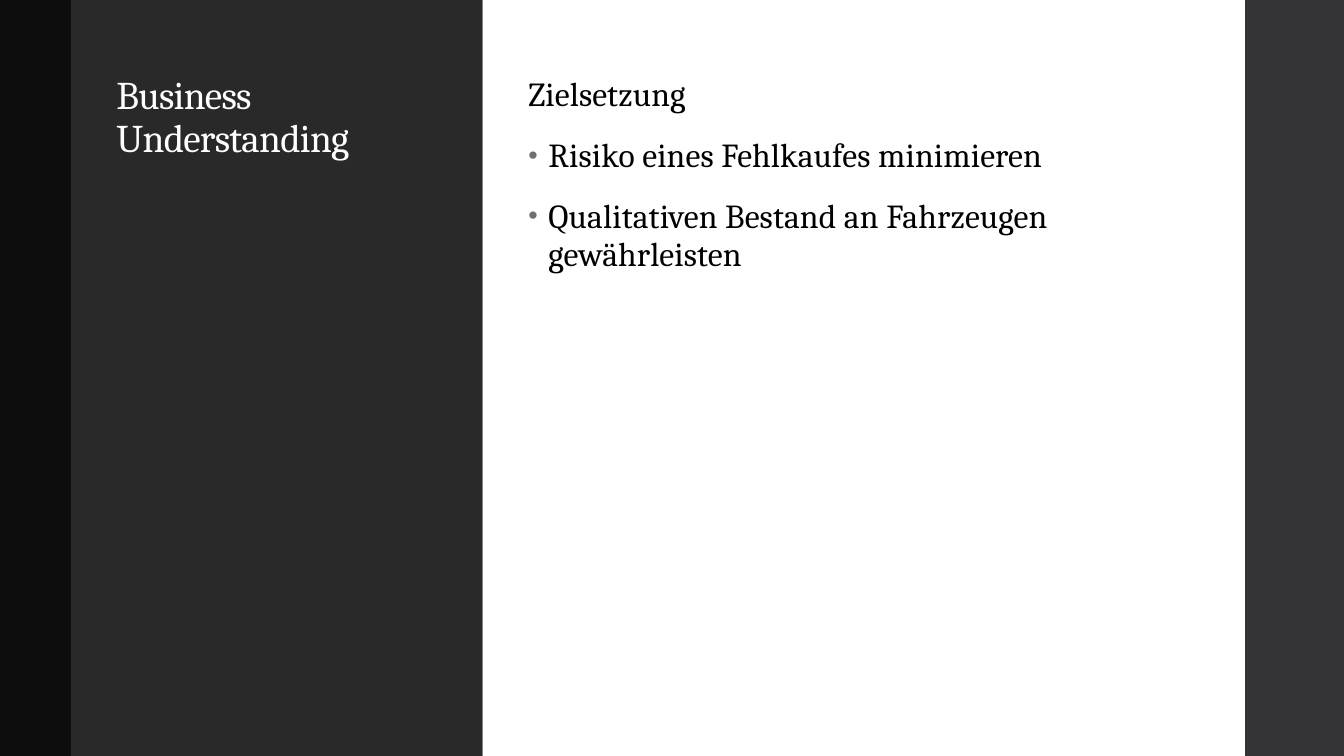
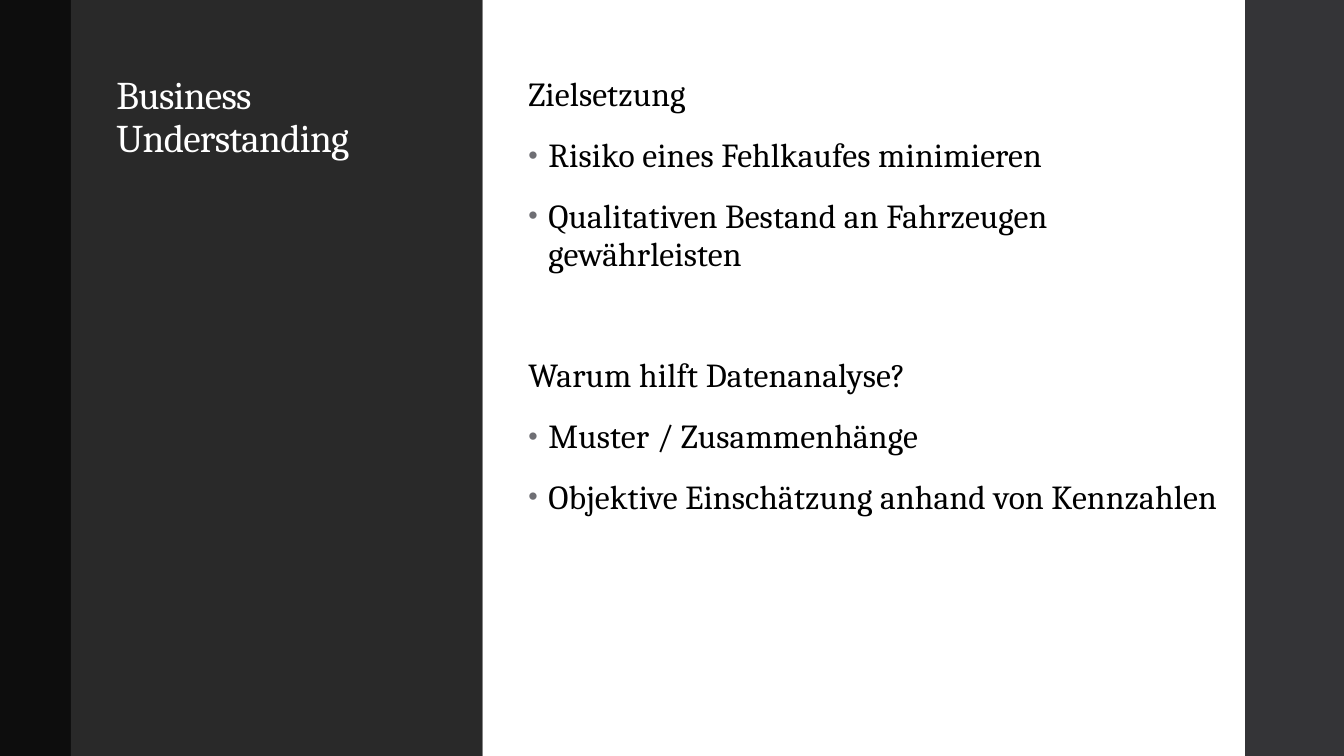
Before and after one commit to fab796/Studienarbeit, a slide deck: slide 3 of Don‘t Get Kicked.pptx. Drawn at 1344x756 pixels with LibreOffice and Linux fonts; fonts in the diff are those of the drawing. Boxes give left, top, right and bottom in pixels: in the first picture for what was removed or moved away, otherwise in the second. Text is boxed around its words. In the diff, an @@ line names an element or a change of style, - is before the commit and + after.

```diff
--- a/Don‘t Get Kicked.pptx
+++ b/Don‘t Get Kicked.pptx
@@ text at box(528, 363, 1216, 517): paragraphs added @@
+Warum hilft Datenanalyse?
+• Muster / Zusammenhänge
+• Objektive Einschätzung anhand von Kennzahlen
```
Also in this commit, not shown: 1 other slide changed, 2 slides added.
